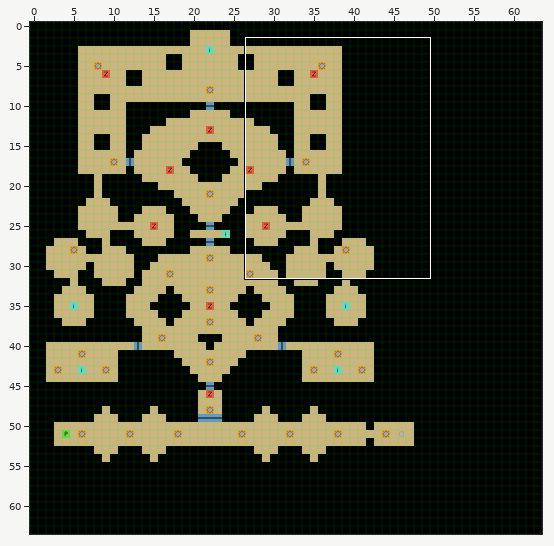
An edit to a level. Tiled map, assets-src/maps/chap2.tmx. The picture above shows the old version from afar; the outline marks the close-up.
Close-up. Earlier state:
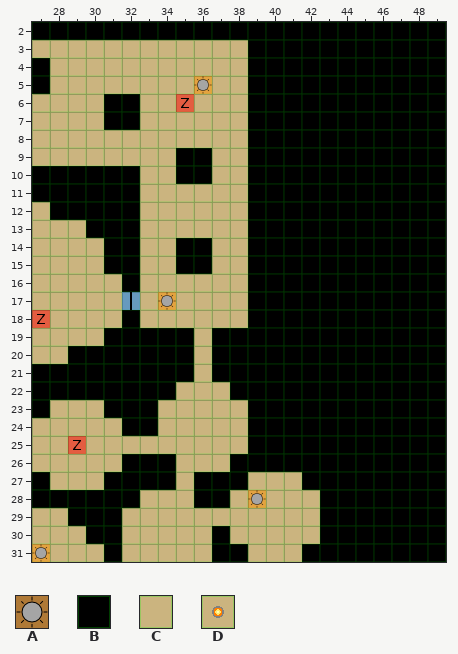
Cells are 32x32 px. Shown: x 27..49, y 2..31. The commit also changed other parts of the map, which this record leaves out.
Key: from "items": A 0; from "terrain": B 0, C 1, D 8.
_ is an empty cell.
Objects are placed by their top-left corner, in cells (3,4 is the top-left corner of cell 3,4); size is 1x1 cell unless given.
Layer "map" before, first column x 27:
 2 BBBBBBBBBBBBBBBBBBBBBBB
 3 CCCCCCCCCCCCBBBBBBBBBBB
 4 BCCCCCCCCCCCBBBBBBBBBBB
 5 BCCCCCCCCDCCBBBBBBBBBBB
 6 CCCCBBCCCCCCBBBBBBBBBBB
 7 CCCCBBCCCCCCBBBBBBBBBBB
 8 CCCCCCCCCCCCBBBBBBBBBBB
 9 CCCCCCCCBBCCBBBBBBBBBBB
10 BBBBBBCCBBCCBBBBBBBBBBB
11 BBBBBBCCCCCCBBBBBBBBBBB
12 CBBBBBCCCCCCBBBBBBBBBBB
13 CCCBBBCCCCCCBBBBBBBBBBB
14 CCCCBBCCBBCCBBBBBBBBBBB
15 CCCCBBCCBBCCBBBBBBBBBBB
16 CCCCCBCCCCCCBBBBBBBBBBB
17 CCCCCCCDCCCCBBBBBBBBBBB
18 CCCCCBCCCCCCBBBBBBBBBBB
19 CCCCBBBBBCBBBBBBBBBBBBB
20 CCBBBBBBBCBBBBBBBBBBBBB
21 BBBBBBBBBCBBBBBBBBBBBBB
22 BBBBBBBBCCCBBBBBBBBBBBB
23 BCCCBBBCCCCCBBBBBBBBBBB
24 CCCCCBBCCCCCBBBBBBBBBBB
25 CCCCCCCCCCCCBBBBBBBBBBB
26 CCCCCBBBCCCBBBBBBBBBBBB
27 BCCCBBBBCBBBCCCBBBBBBBB
28 BBBBBBCCCBBCCCCCBBBBBBB
29 CCBBBCCCCCCCCCCCBBBBBBB
30 CCCBBCCCCCBCCCCCBBBBBBB
31 DCCCBCCCCCBBCCCBBBBBBBB
Objects on layer "lights" before:
A "Light" at 36,5
A "Light" at 34,17
A "DimLight" at 39,28
A "Light" at 27,31
After:
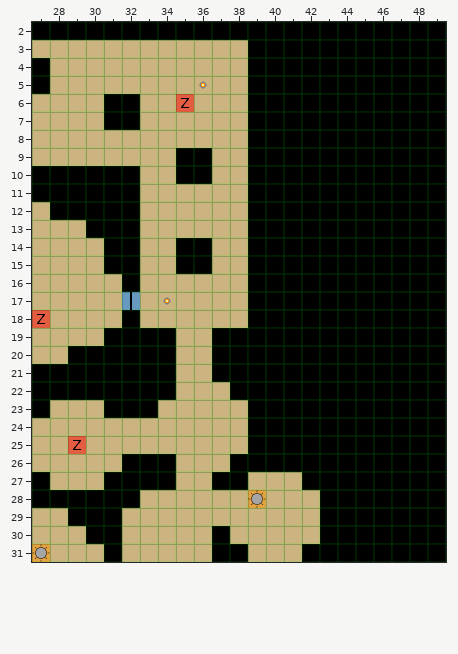
Diff:
Layer "map":
y 19..21: x 35 B -> C
y 24: x 32..33 BB -> CC
y 27: x 36 B -> C
y 28: x 36..37 BB -> CC
Layer "lights":
removed: A "Light" at 36,5
removed: A "Light" at 34,17
Boxes around the changes in both close-ups, in picture pixels (x1, y1, x2, y2):
removed: (194, 76, 212, 94)
removed: (158, 292, 176, 310)
changed: (176, 328, 194, 382)
changed: (122, 418, 158, 436)
changed: (194, 472, 230, 508)
